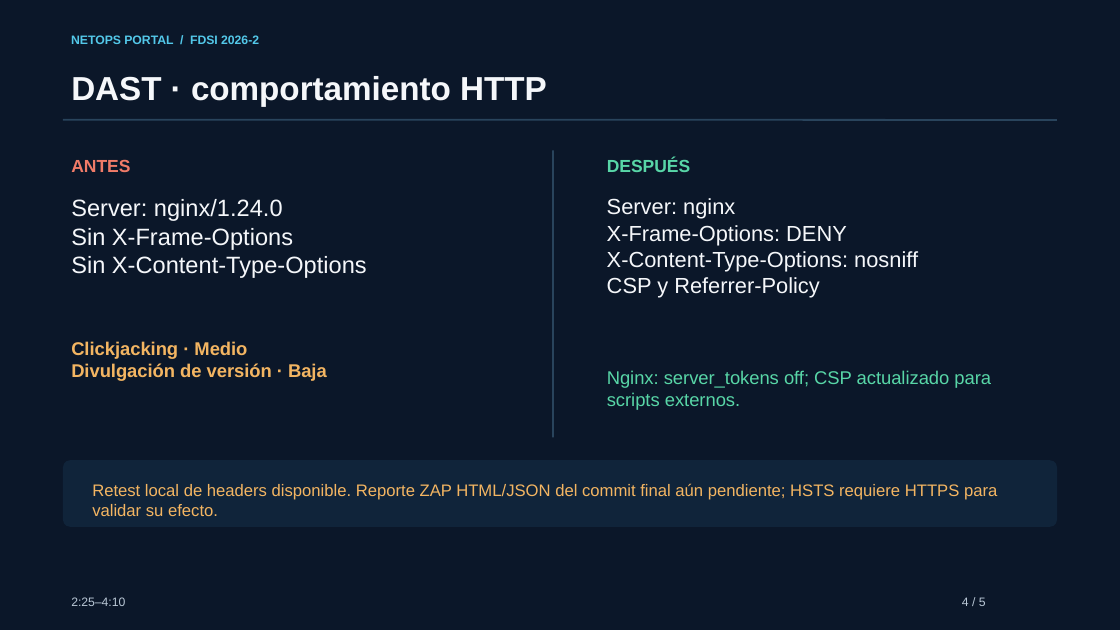
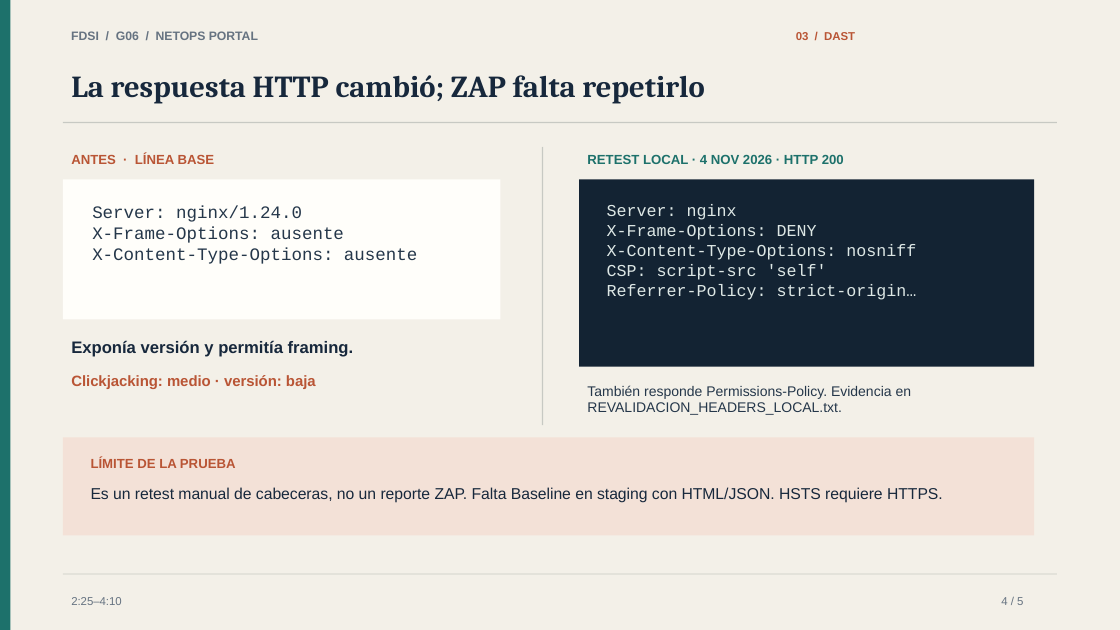
Before and after one commit to nivek2329/Lab3-FDSI-lab, a slide deck: slide 4 of docs/Sustentacion_AppSec_G06.pptx. Drawn at 1120x630 pixels with LibreOffice and Linux fonts; fonts in the diff are those of the drawing. Boxes give left, top, right and bottom in pixels: in the first picture for what was removed or moved away, otherwise in the second. Text is boxed around its words. In the diff, an @@ line names an element or a change of style, - is before the commit and + after.

```diff
--- a/docs/Sustentacion_AppSec_G06.pptx
+++ b/docs/Sustentacion_AppSec_G06.pptx
@@ background #0B1729 to #F3F0E8 @@
@@ rectangle added at [0, 0, 10, 630], fill #1D716B @@
@@ text at [71, 31, 258, 40]: text changed; text colour #53C8E9 to #667381 @@
-NETOPS PORTAL / FDSI 2026-2
+FDSI / G06 / NETOPS PORTAL
@@ text added at [796, 32, 855, 40], 9.8 pt, text #B95535, bold @@
+03 / DAST
@@ text at [71, 75, 704, 104]: text changed; size 28.5 to 26.2 pt; font Arial to Cambria; text colour #F5F7FA to #17283C @@
-DAST · comportamiento HTTP
+La respuesta HTTP cambió; ZAP falta repetirlo
@@ line (63, 123) - (1057, 123): stroke #29445C 1.5 pt to #C7C9C3 1.13 pt @@
@@ line moved from (553, 150) - (553, 438) to (543, 147) - (543, 425) @@
@@ line (543, 147) - (543, 425): stroke #29445C 1.5 pt to #C7C9C3 1.13 pt @@
@@ text at [71, 153, 215, 164]: text changed; size 15 to 11.2 pt; text colour #F07B68 to #B95535 @@
-ANTES
+ANTES · LÍNEA BASE
@@ text added at [587, 154, 844, 164], 11.2 pt, text #1D716B, bold @@
+RETEST LOCAL · 4 NOV 2026 · HTTP 200
@@ text removed at [607, 158, 691, 172] @@
-DESPUÉS
@@ rectangle added at [63, 180, 501, 320], fill #FFFEFA @@
@@ text "Server: nginx/1.24.0": place and size @@
-text "Server: nginx/1.24.0" at [71, 199, 367, 278]
+text "Server: nginx/1.24.0" at [92, 206, 417, 264]
@@ text at [92, 206, 302, 222]: size 20.2 to 15 pt, font Arial to Courier New, text colour #F5F7FA to #25374A in "Server: nginx/1.24.0" @@
@@ rectangle added at [580, 180, 1035, 367], fill #132333 @@
@@ text at [607, 204, 916, 260]: size 18.8 to 14.2 pt, font Arial to Courier New, text colour #F5F7FA to #DDE7E5 in "Server: nginx", "X-Frame-Options: DENY", "X-Content-Type-Options: nosniff" @@
@@ text at [92, 227, 417, 264]: text changed; size 20.2 to 15 pt; font Arial to Courier New; text colour #F5F7FA to #25374A @@
-Sin X-Frame-Options
-Sin X-Content-Type-Options
+X-Frame-Options: ausente
+X-Content-Type-Options: ausente
@@ text at [607, 264, 917, 300]: text changed; size 18.8 to 14.2 pt; font Arial to Courier New; text colour #F5F7FA to #DDE7E5 @@
-CSP y Referrer-Policy
+CSP: script-src 'self'
+Referrer-Policy: strict-origin…
@@ text added at [71, 340, 354, 357], 14.2 pt, text #17283C, bold @@
+Exponía versión y permitía framing.
@@ text at [71, 375, 316, 389]: text changed; size 15.8 to 12.8 pt; text colour #F3B562 to #B95535 @@
-Clickjacking · Medio
-Divulgación de versión · Baja
+Clickjacking: medio · versión: baja
@@ text added at [587, 385, 912, 415], 12 pt, text #25374A @@
+También responde Permissions-Policy. Evidencia en REVALIDACION_HEADERS_LOCAL.txt.
@@ text removed at [607, 370, 991, 410] @@
-Nginx: server_tokens off; CSP actualizado para scripts externos.
@@ rectangle added at [63, 438, 1034, 536], fill #F3E1D7 @@
@@ rounded rectangle removed at [63, 460, 1057, 527] @@
@@ text added at [91, 459, 236, 468], 11.2 pt, text #B95535, bold @@
+LÍMITE DE LA PRUEBA
@@ text at [91, 487, 943, 503]: text changed; size 14.2 to 13.5 pt; text colour #F3B562 to #17283C @@
-Retest local de headers disponible. Reporte ZAP HTML/JSON del commit final aún pendiente; HSTS requiere HTTPS para validar su efecto.
+Es un retest manual de cabeceras, no un reporte ZAP. Falta Baseline en staging con HTML/JSON. HSTS requiere HTTPS.
@@ text "2:25–4:10" at [71, 597, 122, 605]: size 10.5 to 9.8 pt, text colour #B9C7D5 to #667381 @@
@@ line added from (63, 574) to (1057, 574), #C7C9C3 0.75 pt @@
@@ text "4 / 5": place and size @@
-text "4 / 5" at [962, 597, 986, 606]
+text "4 / 5" at [1001, 597, 1023, 605]
@@ text "4 / 5" at [1001, 597, 1023, 605]: size 10.5 to 9.8 pt, text colour #B9C7D5 to #667381 @@
```
Also in this commit, not shown: 2 other slides changed, 2 slides added, 2 slides removed, 1 other file.
